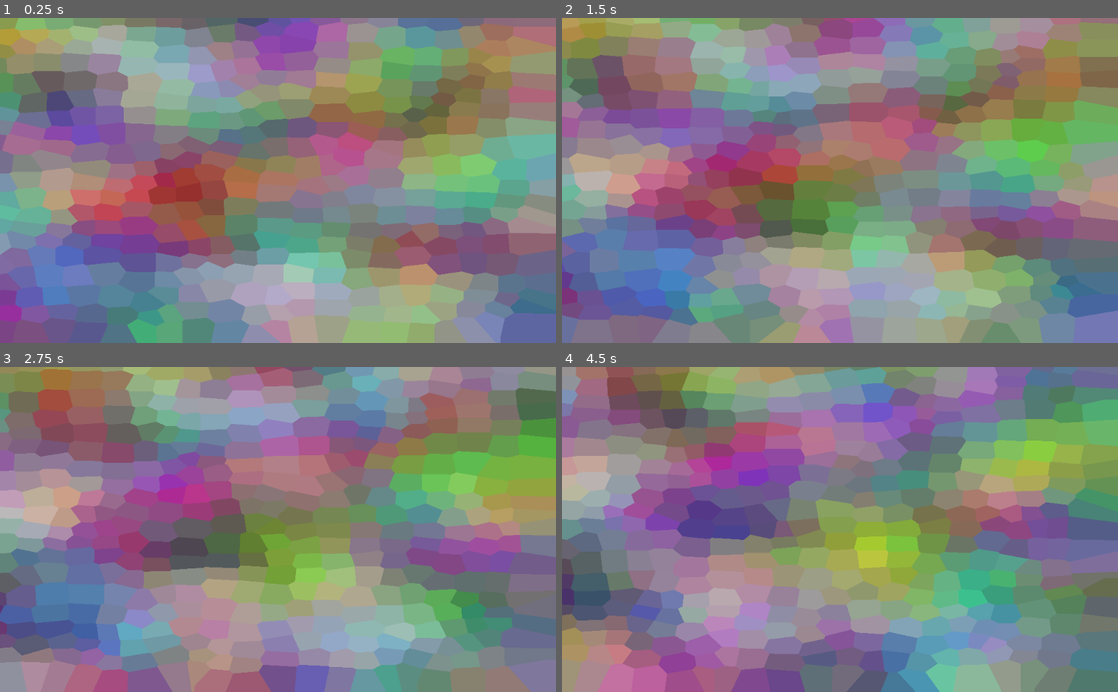
Above: before the commit, frames 1-4 (two rows, left to right).
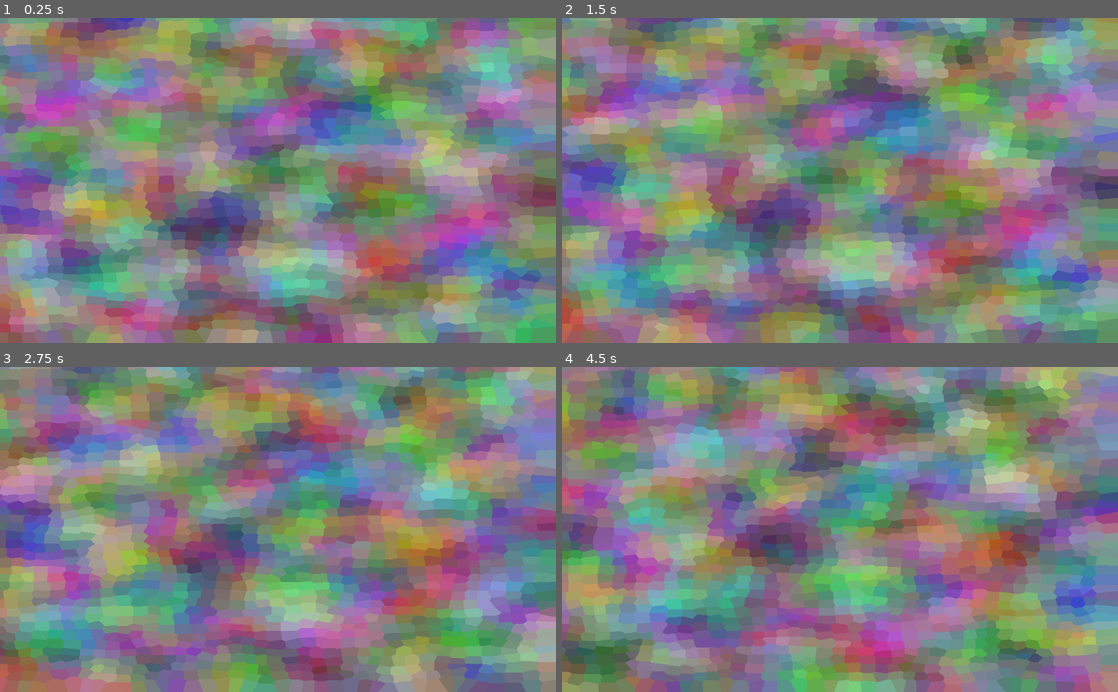
Above: after the commit, the same moments.

Repository: MichaelReel/2DMapGen
Game: Godot game, scene res://ShaderDrawn/VoronoiNoise.tscn
The game is run twice, just before and just after one commit, with the same random seed, the same clock (stepped at 60 frames per second) and the same inputs. This scene is started directly instead of the project's main scene. The engine's default icon, where the game draws it, is replaced by a stand-in: a white triangle on a blue panel in a dark square.
Inputs (mouse positions are in pixels of both pictures, inside the frame that each line leads up to):
- Up to frame 1 (0.25 s): no input
- Up to frame 2 (1.5 s): click (840, 180) at 0.67 s; move the mouse to (728, 196) at 1.27 s; click (728, 196) at 1.42 s
- Up to frame 3 (2.75 s): move the mouse to (333, 458) at 2.02 s; click (333, 458) at 2.17 s
- Up to frame 4 (4.5 s): move the mouse to (812, 594) at 2.77 s; click (812, 594) at 2.92 s; move the mouse to (1006, 578) at 3.52 s; click (1006, 578) at 3.67 s; move the mouse to (673, 480) at 4.27 s; click (673, 480) at 4.42 s

The runs differ from the first frame. In frame 1, 94% of the frame differs, in the area x 0-100%, y 0-100%; in frame 2, 93%; in frame 3, 94%; in frame 4, 95%.

Commit message:
Made 'concave' cells less likely. Some clarity improvements.

Diff:
--- a/ShaderDrawn/VoronoiNoise.gd
+++ b/ShaderDrawn/VoronoiNoise.gd
@@ -4,7 +4,7 @@
 const ZOOM_MAX : float = 1.3
 const ZOOM_MIN : float = ZOOM_SPEED
 
-const POINT_SPACE : float = 0.05
+const POINT_SPACE : float = 0.025
 
 onready var POINTS_WIDE : int = int(1.0 / POINT_SPACE)
 onready var POINTS_TALL : int = int(1.0 / POINT_SPACE)
@@ -36,7 +36,7 @@
 			if emb.get_button_index() == BUTTON_WHEEL_DOWN:
 				zoom = max(ZOOM_MIN, zoom - ZOOM_SPEED)
 
-func _get_data_texture(t : float) -> ImageTexture:
+func _get_data_texture(time : float) -> ImageTexture:
 	var data := ImageTexture.new()
 	var img := Image.new()
 	var data_points := StreamPeerBuffer.new()
@@ -50,8 +50,8 @@
 		var y := range_lerp(y_index, 0, POINTS_TALL, 0, 1.0)
 		for x_index in range(0, POINTS_WIDE):
 			var x := range_lerp(x_index, 0, POINTS_WIDE, 0, 1.0)
-			data_points.put_float(x + noise.get_noise_2d(x_index + t, y_index) * POINT_SPACE)
-			data_points.put_float(y + noise.get_noise_2d(x_index, y_index + t) * POINT_SPACE)
+			data_points.put_float(x + noise.get_noise_2d(x_index + time, y_index) * POINT_SPACE)
+			data_points.put_float(y + noise.get_noise_2d(x_index, y_index + time) * POINT_SPACE)
 
 	var byte_count = data_points.get_available_bytes()
 	img.create_from_data(POINTS_WIDE, POINTS_TALL, false, Image.FORMAT_RGF, data_points.data_array)
@@ -59,7 +59,7 @@
 
 	return data
 
-func _get_color_texture(t : float) -> ImageTexture:
+func _get_color_texture(time : float) -> ImageTexture:
 	var data := ImageTexture.new()
 	var img := Image.new()
 	var data_points := StreamPeerBuffer.new()
@@ -70,9 +70,9 @@
 	# Create initial array of points
 	for y_index in range(0, POINTS_TALL):
 		for x_index in range(0, POINTS_WIDE):
-			data_points.put_float(noise.get_noise_2d(x_index + t, y_index + t) / 2.0 + 0.5)
-			data_points.put_float(noise.get_noise_2d(x_index + POINTS_WIDE, y_index + t) / 2.0 + 0.5)
-			data_points.put_float(noise.get_noise_2d(x_index - t, y_index + POINTS_TALL) / 2.0 + 0.5)
+			data_points.put_float(noise.get_noise_2d(x_index + time, y_index - time) / 2.0 + 0.5)
+			data_points.put_float(noise.get_noise_2d(x_index + POINTS_WIDE, y_index + time) / 2.0 + 0.5)
+			data_points.put_float(noise.get_noise_2d(x_index - time, y_index + POINTS_TALL) / 2.0 + 0.5)
 
 	var byte_count = data_points.get_available_bytes()
 	img.create_from_data(POINTS_WIDE, POINTS_TALL, false, Image.FORMAT_RGBF, data_points.data_array)
--- a/ShaderDrawn/VoronoiNoise.tscn
+++ b/ShaderDrawn/VoronoiNoise.tscn
@@ -22,8 +22,8 @@
 	float min_distance = 2.0;
 	vec3 nearest_color = vec3(0.0, 0.0, 0.0);
 
-	for (int uv_y = -1; uv_y <= 1; uv_y++) {
-		for (int uv_x = -1; uv_x <= 1; uv_x++) {
+	for (int uv_y = -2; uv_y <= 2; uv_y++) {
+		for (int uv_x = -2; uv_x <= 2; uv_x++) {
 			int uv_i = (uv_y + 1) * 3 + uv_x + 1;
 			vec2 uv_offset = uv_origin + vec2(float(uv_x) * PointSpace, float(uv_y) * PointSpace);
 			vec2 data = texture(PointData, uv_offset.xy).rg;
@@ -46,7 +46,6 @@
 	vec3 output_color;
 	output_color = gradient;
 
-
 // Output
 	COLOR.rgb = output_color;
 
